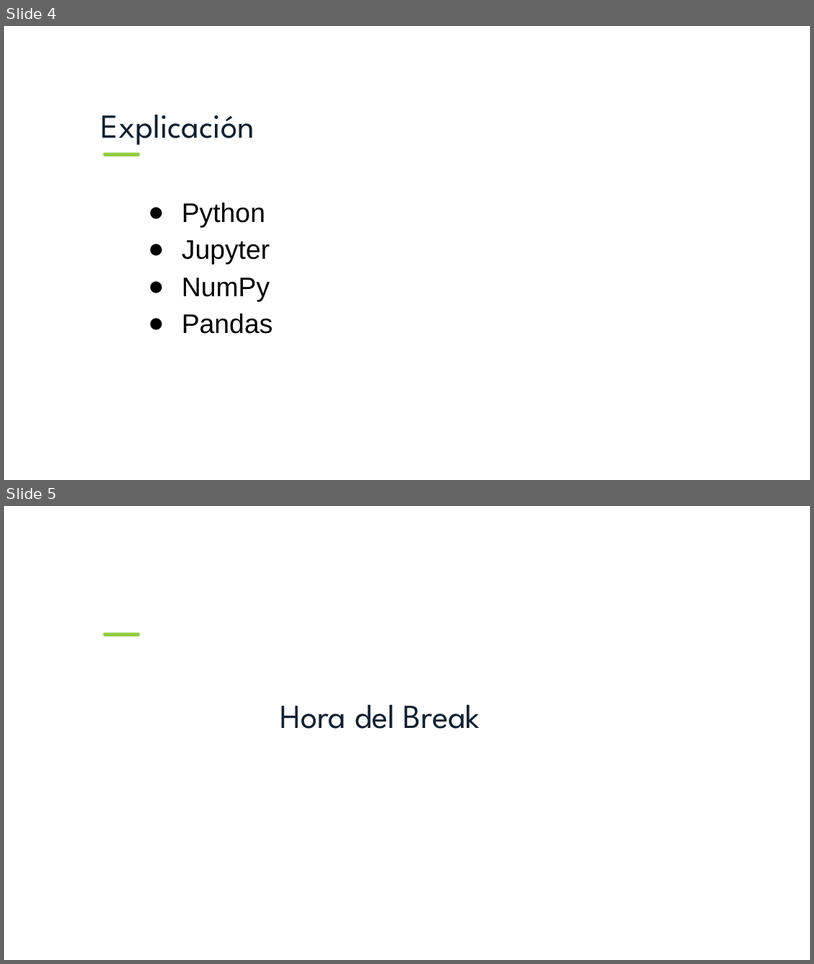
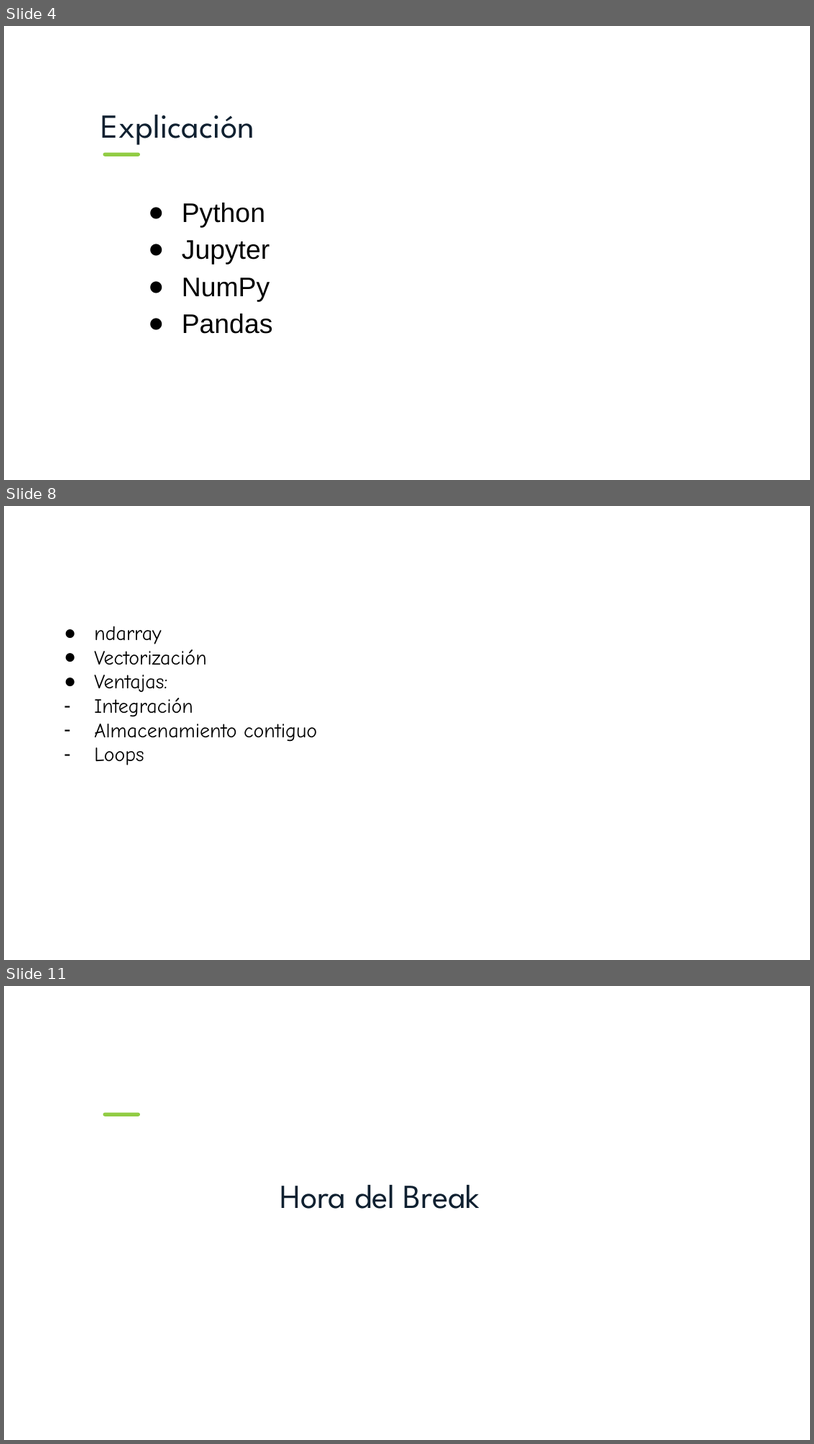
Before and after one commit to ariosramirez/ciencia_datos_acamica_cordoba, a slide deck: Unidad 1/Recursos/Clase 2 - Clase Data Science.pptx. Shown one above the other, each under a label of ours: slides 4 and 5 before the commit, slides 4, 8 and 11 after it; the slides between them are not shown. The pictures are 814x964 and 814x1444 pixels, drawn with LibreOffice and Linux fonts; fonts in the diff are those of the drawing; background and template pictures are left out. Boxes give left, top, right and bottom in pixels: in the first picture for what was removed or moved away, otherwise in the second. Text is boxed around its words. In the diff, an @@ line names an element or a change of style, - is before the commit and + after.

```diff
--- a/Unidad 1/Recursos/Clase 2 - Clase Data Science.pptx
+++ b/Unidad 1/Recursos/Clase 2 - Clase Data Science.pptx
@@ slide 8 added at <box>4,506,810,960</box>, background picture (left out) @@
@@ text added at <box>55,547,576,602</box>, 24 pt, text #FFFFFF @@
+Numpy
@@ text added at <box>94,626,317,765</box>, 18 pt, text #000000 @@
+● ndarray
+● Vectorización
+● Ventajas:
+– Integración
+– Almacenamiento contiguo
+– Loops
@@ what was slide 5 is now slide 11 @@
```
Also in this commit, not shown: 1 slide changed, 5 other slides added.
